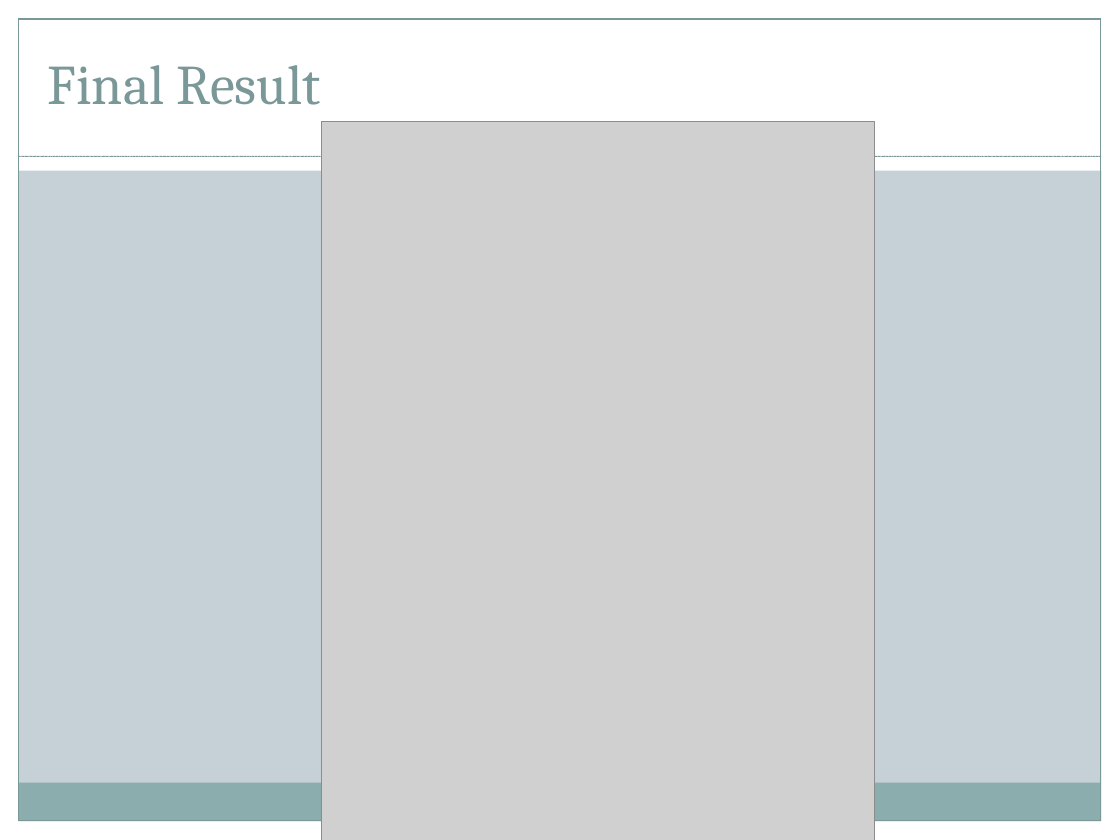
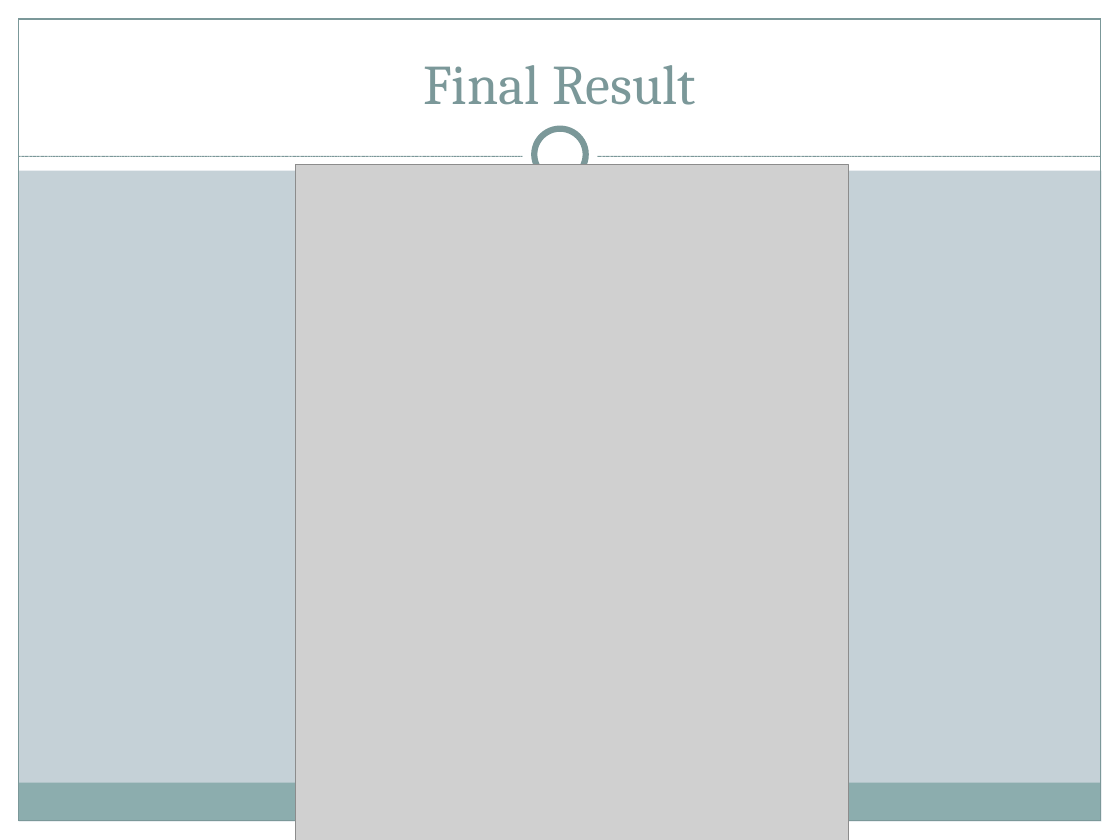
Before and after one commit to peiyunli/isepldc2014, a slide deck: slide 26 of projects/film/presentations/presentation-finale-13-06-14.pptx (slide 22 before the commit). Drawn at 1120x840 pixels with LibreOffice and Linux fonts; fonts in the diff are those of the drawing; grey boxes stand for pictures. Boxes give left, top, right and bottom in pixels: in the first picture for what was removed or moved away, otherwise in the second. Text is boxed around its words. In the diff, an @@ line names an element or a change of style, - is before the commit and + after.

Commit message:
Presentation finale du projet

```diff
--- a/projects/film/presentations/presentation-finale-13-06-14.pptx
+++ b/projects/film/presentations/presentation-finale-13-06-14.pptx
@@ text "Final Result" at [423,65,696,105]: alignment left to centre @@
@@ ellipse added at [534,129,586,180], fill #FFFFFF, outline #7B9899 4 pt @@
@@ picture: place and size @@
-picture at [321,122,875,840]
+picture at [296,165,849,840]
```
Also in this commit, not shown: 23 other slides changed, 4 slides added, 12 other files.
